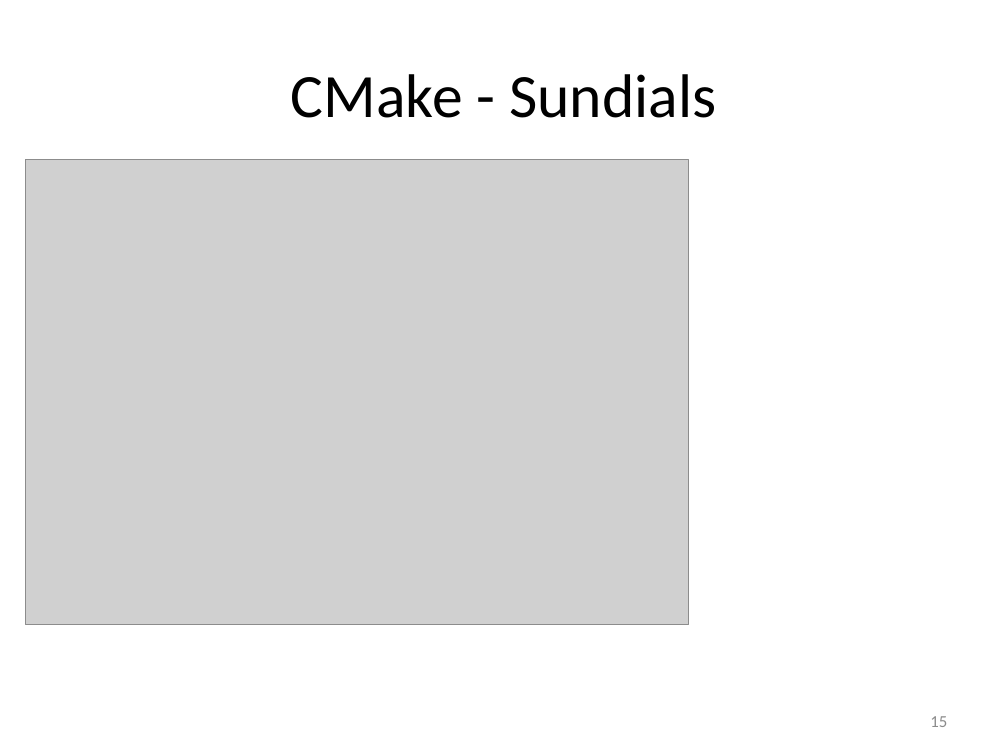
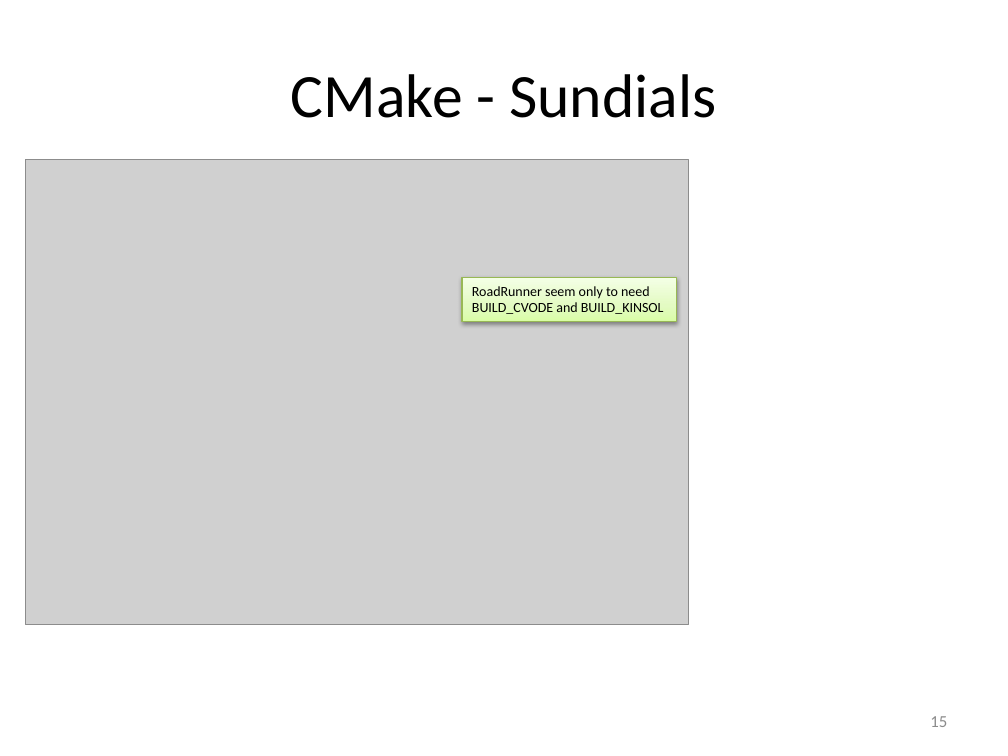
Before and after one commit to gregmedlock/roadrunnerwork, a slide deck: slide 15 of trunk/Docs/RoadRunnerPPT.pptx. Drawn at 1008x756 pixels with LibreOffice and Linux fonts; fonts in the diff are those of the drawing; grey boxes stand for pictures. Boxes give left, top, right and bottom in pixels: in the first picture for what was removed or moved away, otherwise in the second. Text is boxed around its words. In the diff, an @@ line names an element or a change of style, - is before the commit and + after.

Commit message:
Adding Doxygen generation to CMake build system

```diff
--- a/trunk/Docs/RoadRunnerPPT.pptx
+++ b/trunk/Docs/RoadRunnerPPT.pptx
@@ rectangle added at box(462, 277, 676, 322), fill gradient #DAFDA7 to #E4FCC2 to #F5FFE7, outline #98B955 0.75 pt, 10 pt, text #000000 @@
+RoadRunner seem only to need
+BUILD_CVODE and BUILD_KINSOL
```
Also in this commit, not shown: 15 other slides changed, 1 other file.
